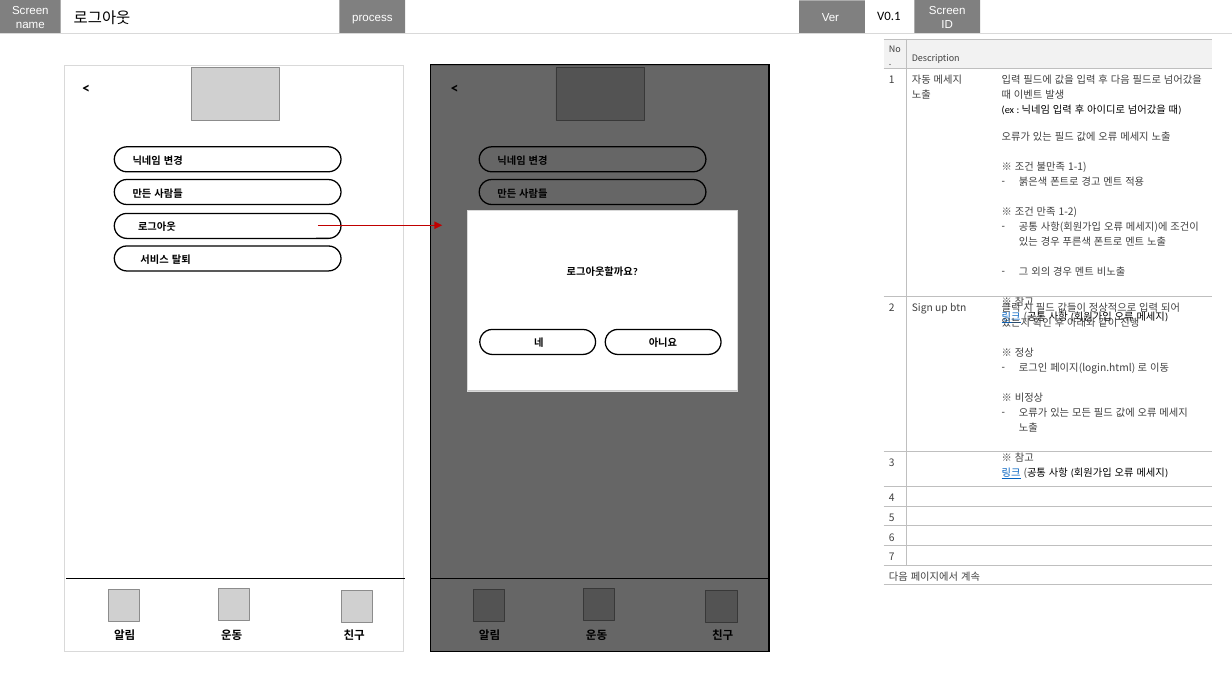
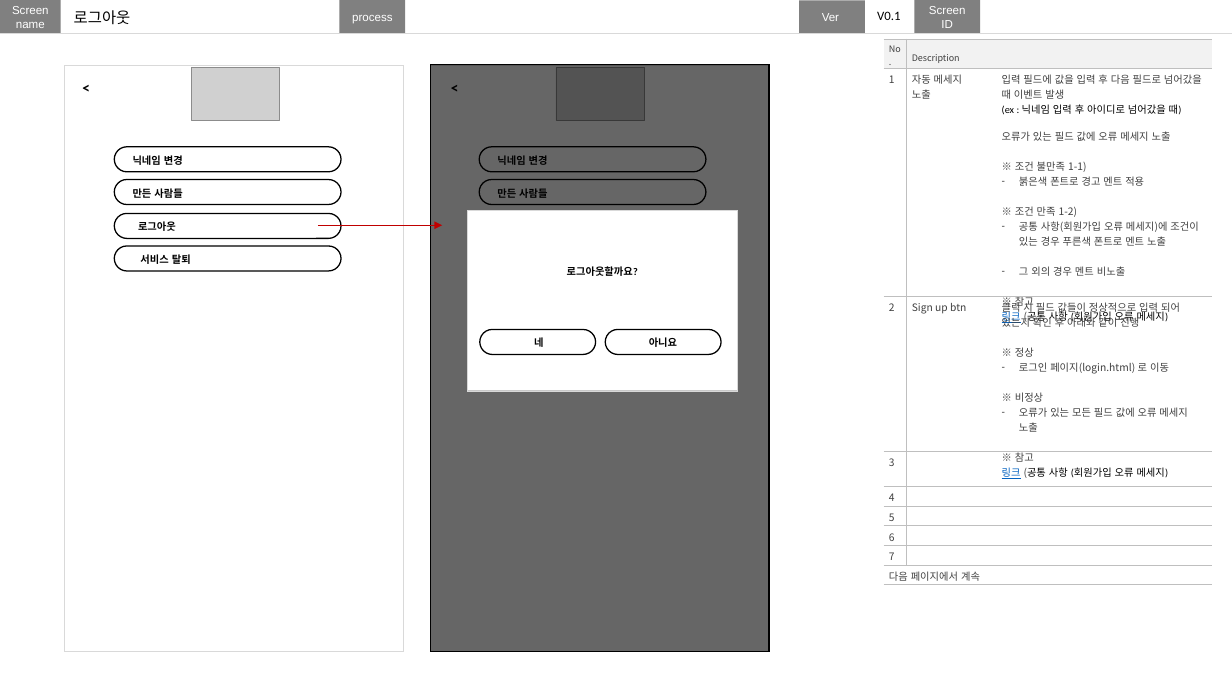
Before and after one commit to nohminkyoung/Final_project, a slide deck: slide 38 of finalproject_화면설계.pptx (slide 33 before the commit). Drawn at 1232x693 pixels with LibreOffice and Linux fonts; fonts in the diff are those of the drawing; grey boxes stand for pictures. Boxes give left, top, right and bottom in pixels: in the first picture for what was removed or moved away, otherwise in the second. Text is boxed around its words. In the diff, an @@ line names an element or a change of style, - is before the commit and + after.

```diff
--- a/finalproject_화면설계.pptx
+++ b/finalproject_화면설계.pptx
@@ line removed from (67, 579) to (405, 579) @@
@@ picture removed at bbox=[108, 590, 140, 621] @@
@@ picture removed at bbox=[218, 589, 250, 620] @@
@@ picture removed at bbox=[341, 592, 372, 623] @@
@@ line removed from (431, 579) to (770, 579) @@
@@ picture removed at bbox=[473, 590, 505, 621] @@
@@ picture removed at bbox=[583, 589, 615, 620] @@
@@ picture removed at bbox=[706, 592, 738, 623] @@
@@ text removed at bbox=[114, 629, 135, 640] @@
-알림
@@ text removed at bbox=[221, 629, 242, 640] @@
-운동
@@ text removed at bbox=[344, 629, 365, 640] @@
-친구
@@ text removed at bbox=[479, 629, 500, 640] @@
-알림
@@ text removed at bbox=[586, 629, 607, 640] @@
-운동
@@ text removed at bbox=[712, 629, 733, 640] @@
-친구
```
Also in this commit, not shown: 16 other slides changed, 5 slides added.
